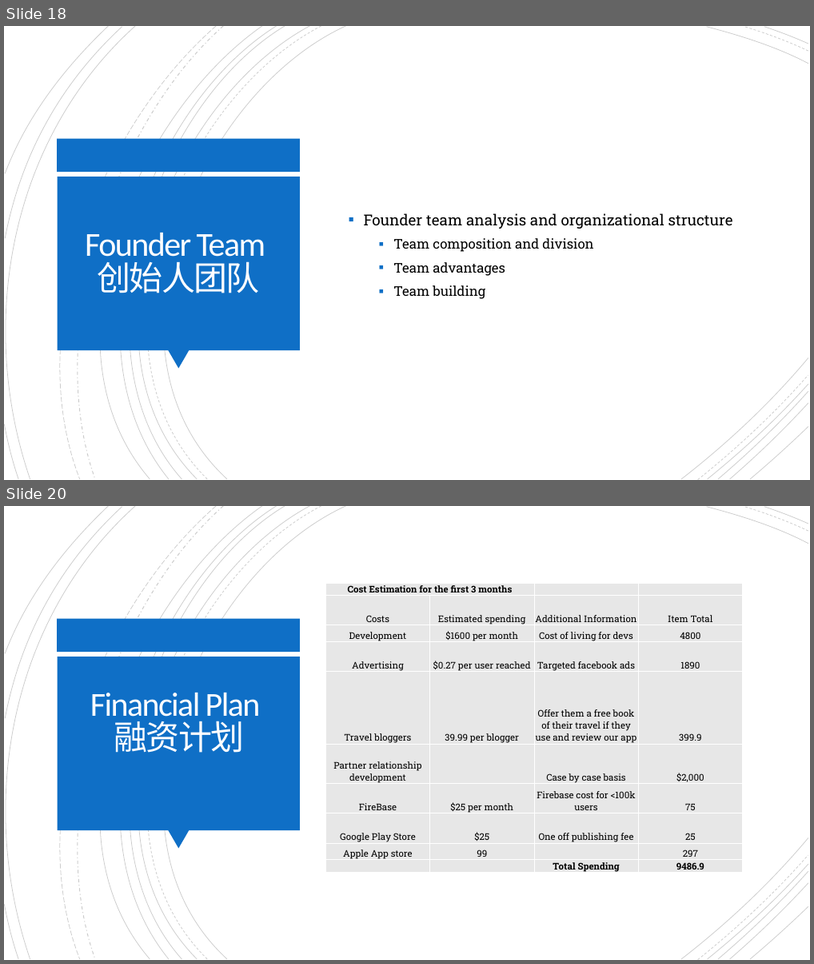
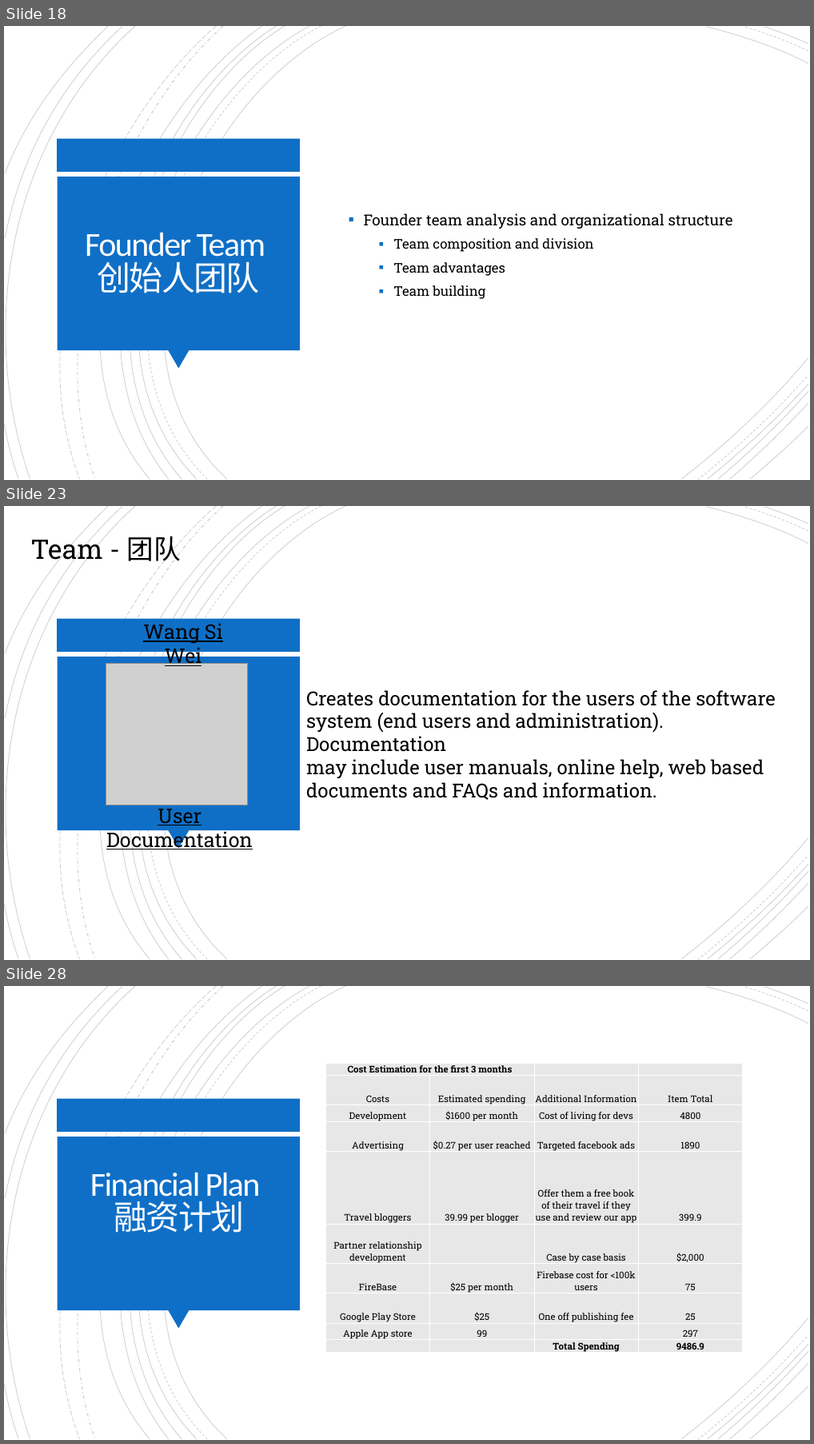
Before and after one commit to SummerProgram2018/AdvenShare, a slide deck: Advenshare Final ppt.pptx. Shown one above the other, each under a label of ours: slides 18 and 20 before the commit, slides 18, 23 and 28 after it; the slides between them are not shown. The pictures are 814x964 and 814x1444 pixels, drawn with LibreOffice and Linux fonts; fonts in the diff are those of the drawing; grey boxes stand for pictures. Boxes give left, top, right and bottom in pixels: in the first picture for what was removed or moved away, otherwise in the second. Text is boxed around its words. In the diff, an @@ line names an element or a change of style, - is before the commit and + after.

```diff
--- a/Advenshare Final ppt.pptx
+++ b/Advenshare Final ppt.pptx
@@ slide 23 added at <box>4,506,810,960</box>, background #FFFFFF; not listed: 24 template elements that a slide beside it also shows @@
@@ text added at <box>31,535,181,566</box>, 32 pt, text #000000 @@
+Team - 团队
@@ text added at <box>143,624,223,668</box>, 24 pt, text #000000, underline @@
+Wang Si Wei
@@ picture added at <box>106,664,248,805</box> @@
@@ text added at <box>306,690,775,800</box>, 23 pt, text #000000 @@
+Creates documentation for the users of the software
+system (end users and administration). Documentation
+may include user manuals, online help, web based
+documents and FAQs and information.
@@ text added at <box>106,804,253,852</box>, 24 pt, text #000000, underline @@
+User Documentation
@@ what was slide 20 is now slide 28 @@
```
Also in this commit, not shown: 8 other slides added, 1 slide removed, 1 other file.
